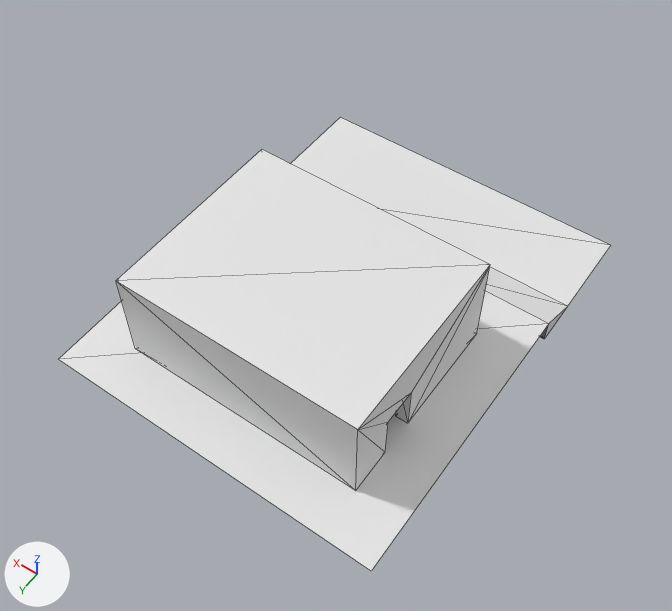
Two versions of the glTF model Soulslike/res/level/dungeon/rooms/room4/room4.gltf, one commit apart.
Camera for both pictures: a 50 mm camera at (-12.8, 24.1, 29.4) aimed at (-0.2, 6.3, 1.6). Arrows for +X, +Y and +Z are at lower left; the lights stay in place. Mesh edges are drawn as thin lines.
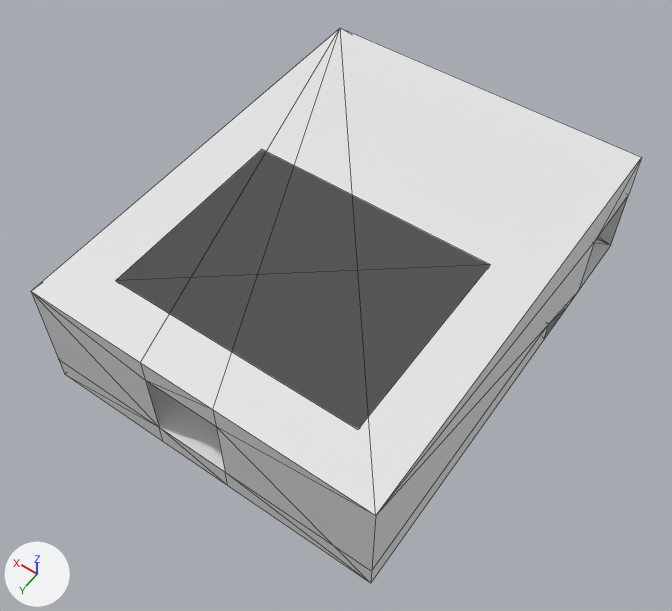
Boxes [x1, y1, x2, y2] around the edits, measured in the pictures (672 x 611 px):
'Walls', added: after [31, 28, 641, 583]
'Plane', unchanged, covered by the edit: before [59, 118, 611, 571]; after [146, 239, 611, 471]
'Cube', unchanged, covered by the edit: before [485, 267, 567, 339]; after [544, 307, 567, 339]

Patch to the scene script:
```diff
--- a/Soulslike/res/level/dungeon/rooms/room4/room4.gltf.py
+++ b/Soulslike/res/level/dungeon/rooms/room4/room4.gltf.py
@@ mat_material @@
+mat_material = principled_material('Material')
+mat_material.base_color = (0.8, 0.8, 0.8)  # white #e7e7e7
@@ me_plane_001 @@
+me_plane_001.from_pydata(...)  # 22 vertices, 28 faces; spans x -7.0..7.0, y -4.0..14.0, z 0.0..5.0
+me_plane_001.materials.append(mat_material)  # white #e7e7e7
@@ ob_walls @@
+ob_walls = bpy.data.objects.new('Walls', me_plane_001)
+ob_walls.location = (0.0, 0.0, 0.0)
```
